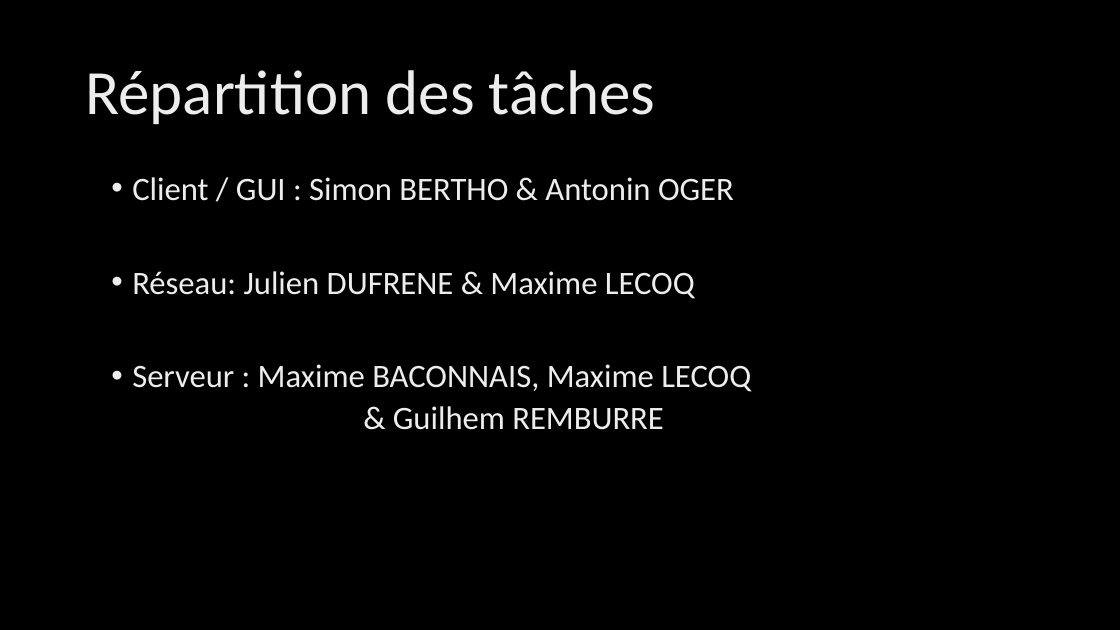
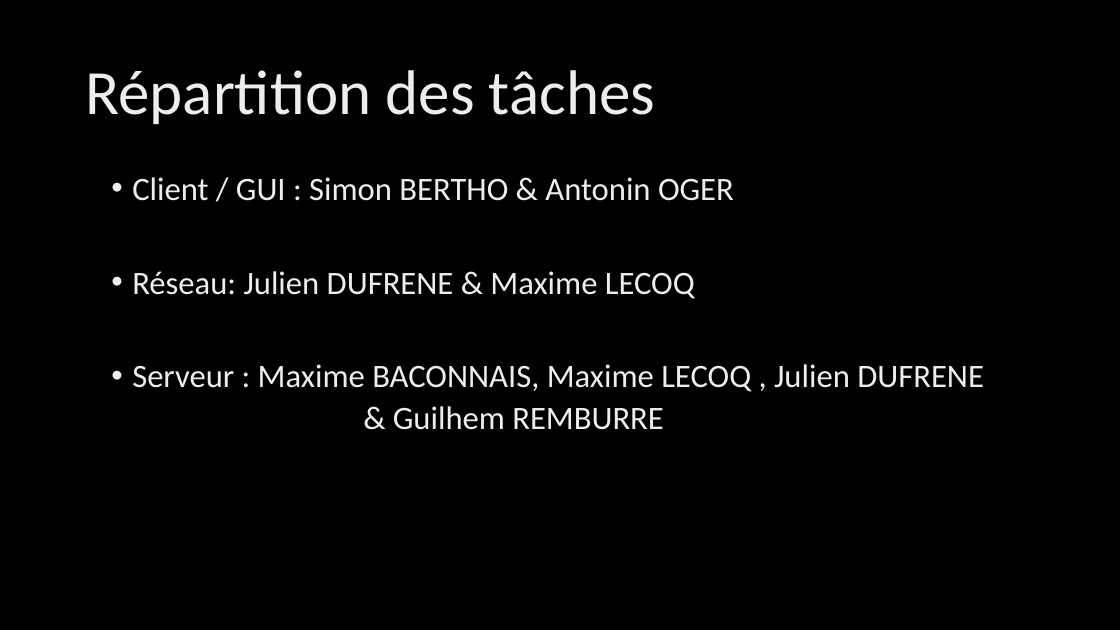
Before and after one commit to GuiguiLaGuimauve/RType, a slide deck: slide 8 of ConceptionRType.pptx. Drawn at 1120x630 pixels with LibreOffice and Linux fonts; fonts in the diff are those of the drawing; background and template pictures are left out. Boxes give left, top, right and bottom in pixels: in the first picture for what was removed or moved away, otherwise in the second. Text is boxed around its words. In the diff, an @@ line names an element or a change of style, - is before the commit and + after.

```diff
--- a/ConceptionRType.pptx
+++ b/ConceptionRType.pptx
@@ text at (x1=132, y1=364, x2=984, y2=392): text changed @@
-• Serveur : Maxime BACONNAIS, Maxime LECOQ
+• Serveur : Maxime BACONNAIS, Maxime LECOQ , Julien DUFRENE
```
Also in this commit, not shown: 2 other files.
